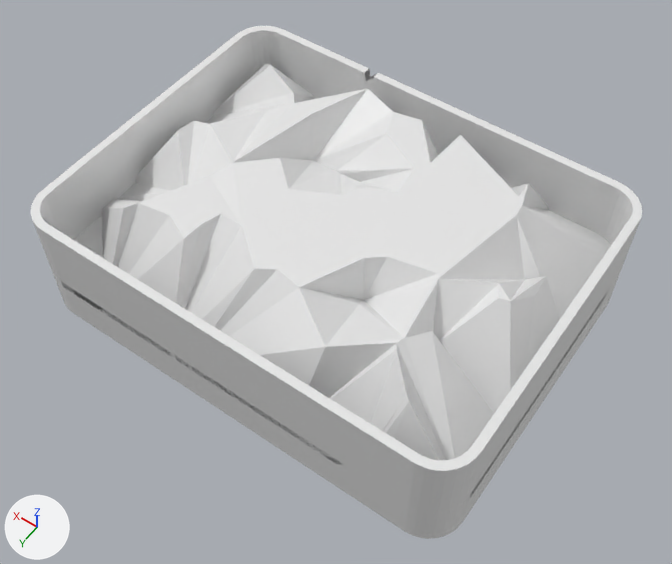
Before and after pictures for a commit that changed the FBX model meshes/Wax_Shell_Sticks_16x12_A.fbx.
Both versions are drawn from a camera (50 mm lens) standing at (-0.12, 0.1683, 0.2209) and looking at (-0.0054, 0.0078, -0.0313). Arrows for +X, +Y and +Z are at lower left; the lights stay in place. The picture after the commit comes second. Where no turn or scale is listed for an object, it has been applied to the vertices. Vertices at exactly the same position are counted once.

The older version as bpy lines, for what is in view:
```python
me_wax_shell_sticks_16x12_a = bpy.data.meshes.new('Wax_Shell_Sticks_16x12_A')
me_wax_shell_sticks_16x12_a.from_pydata(...)  # 912 vertices, 1583 faces; spans x -0.083..0.083, y -0.063..0.063, z -0.048..0.0
ob_wax_shell_sticks_16x12_a = bpy.data.objects.new('Wax_Shell_Sticks_16x12_A', me_wax_shell_sticks_16x12_a)
ob_wax_shell_sticks_16x12_a.location = (0.0, 0.0, 0.0)
```
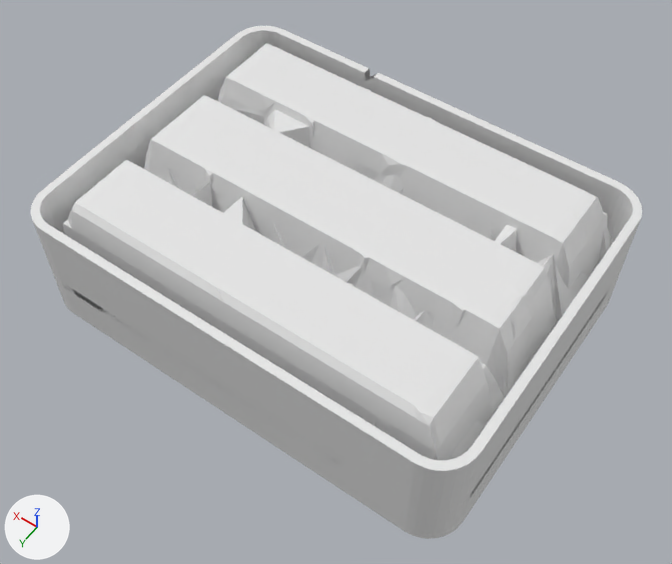
The change, as a list of edits to the scene's bpy script:
```text
Change me_wax_shell_sticks_16x12_a:
    used by ob_wax_shell_sticks_16x12_a; location = (0.0, 0.0, 0.0)
    remove me_wax_shell_sticks_16x12_a.from_pydata(...)  # 912 vertices, 1583 faces; spans x -0.083..0.083, y -0.063..0.063, z -0.048..0.0
    add me_wax_shell_sticks_16x12_a.from_pydata(...)  # 5818 vertices, 9978 faces; spans x -0.083..0.083, y -0.063..0.063, z -0.048..0.0
    me_wax_shell_sticks_16x12_a part 1: 4906 vertices added at x -0.083..0.083, y -0.063..0.063, z -0.033..0.0
```

Pixel boxes [x1, y1, x2, y2] of what changed, in the pictures (672 x 564 px):
part 1 of me_wax_shell_sticks_16x12_a, added
    after: [57, 43, 621, 513]
